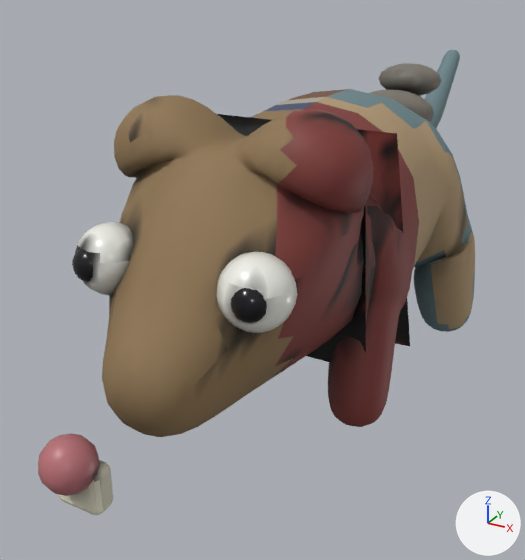
Renders of the glTF model public/models/mazarinezumi.glb from each side of a commit.
Camera for both pictures: a 50 mm camera at (0.389, -0.839, 0.563) aimed at (-0.07, -0.005, 0.146). The axes (+X, +Y, +Z) are drawn at lower right. The lights are the same throughout. The picture after the commit comes second.

The older version as bpy lines, for what is in view:
```python
ob_mazarinezumi = bpy.data.objects.new('mazarinezumi', me_mazarinezumi)
ob_mazarinezumi.location = (0.0, 0.0, 0.0)
```
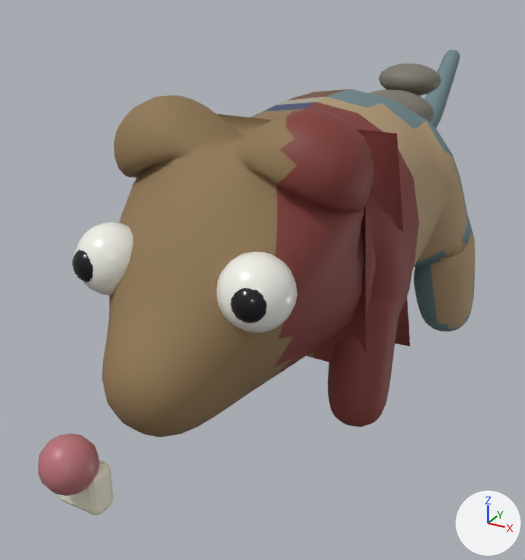
Boxes (x1, y1, x2, y2) around the edits, measured in the pictures (525 x 560 px):
'mazarinezumi', surface changed: (64, 69, 471, 511) in both

What changed in the scene script:
```text
Change mat_mazari_r1:
    remove mat_mazari_r1.texture = img_mazari_r1_tex
    add mat_mazari_r1.base_color = (0.448, 0.319, 0.179)  # beige #b39975
Change mat_mazari_r2:
    remove mat_mazari_r2.texture = img_mazari_r2_tex
    add mat_mazari_r2.base_color = (0.147, 0.233, 0.253)  # greyish cyan #6b858a
Change mat_mazari_r6:
    remove mat_mazari_r6.texture = img_mazari_r6_tex
    add mat_mazari_r6.base_color = (0.274, 0.179, 0.0835)  # brown #8f7552
Change mat_mazari_r7:
    remove mat_mazari_r7.texture = img_mazari_r7_tex
    add mat_mazari_r7.base_color = (0.214, 0.0397, 0.0331)  # red #7f3833
Change mat_mazari_eye_1_0_wm:
    remove mat_mazari_eye_1_0_wm.texture = img_mazari_eye_1
    add mat_mazari_eye_1_0_wm.base_color = (0.89, 0.89, 0.828)  # white #f2f2eb
Change mat_mazari_eye1_0_wm:
    remove mat_mazari_eye1_0_wm.texture = img_mazari_eye1
    add mat_mazari_eye1_0_wm.base_color = (0.89, 0.89, 0.828)  # white #f2f2eb
Change mat_mazari_nose_m:
    remove mat_mazari_nose_m.texture = img_mazari_nose_m_tex
    add mat_mazari_nose_m.base_color = (0.477, 0.163, 0.179)  # pink #b87075
Change mat_mazari_teeth_m:
    remove mat_mazari_teeth_m.texture = img_mazari_teeth_m_tex
    add mat_mazari_teeth_m.base_color = (0.869, 0.828, 0.656)  # pale yellow #f0ebd4
Change mat_mazari_shell:
    remove mat_mazari_shell.texture = img_mazari_shell_tex
    add mat_mazari_shell.base_color = (0.196, 0.179, 0.147)  # grey #7a756b
```
